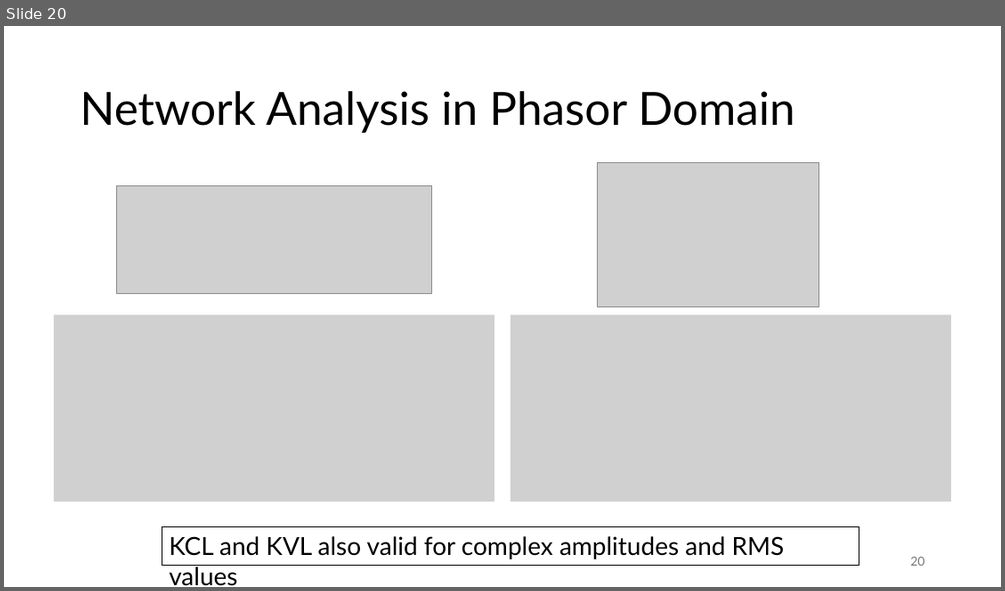
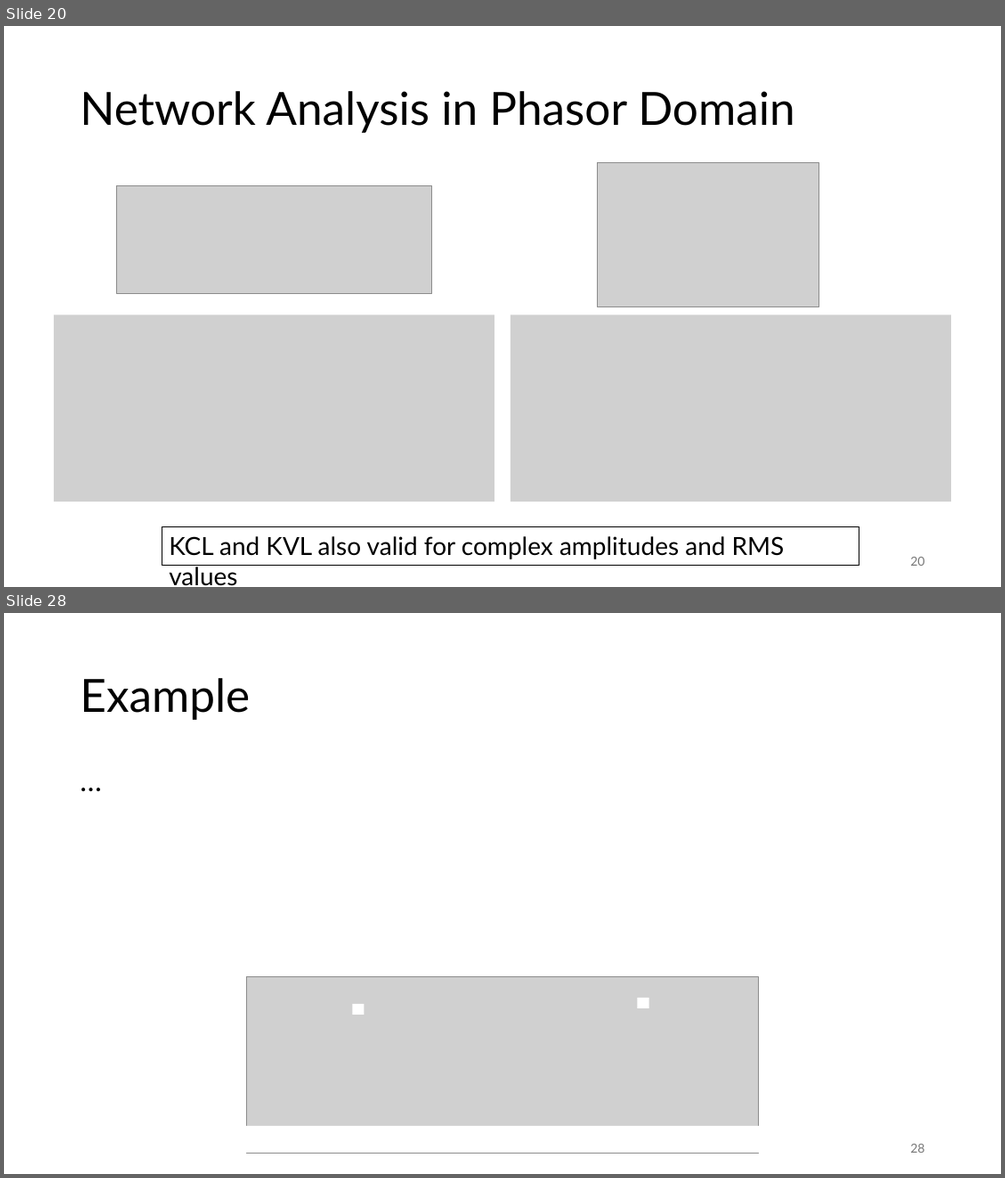
Before and after one commit to FelixWick/intro_electrical_eng, a slide deck: 4_ACtech.pptx. Shown one above the other, each under a label of ours: slide 20 before the commit, slides 20 and 28 after it; the slides between them are not shown. The pictures are 1005x591 and 1005x1178 pixels, drawn with LibreOffice and Linux fonts; fonts in the diff are those of the drawing; grey boxes stand for pictures. Boxes give left, top, right and bottom in pixels: in the first picture for what was removed or moved away, otherwise in the second. Text is boxed around its words. In the diff, an @@ line names an element or a change of style, - is before the commit and + after.

```diff
--- a/4_ACtech.pptx
+++ b/4_ACtech.pptx
@@ slide 28 added at [4, 613, 1001, 1174], background #FFFFFF @@
@@ title added at [80, 678, 250, 720], 44 pt, text #000000 @@
+Example
@@ text added at [73, 763, 933, 1119], 28 pt, text #000000 @@
+…
@@ group added at [238, 977, 765, 1153]: 3 rectangles, 1 picture @@
@@ page number added at [910, 1143, 924, 1152], 12 pt, text #797979 @@
+28
```
Also in this commit, not shown: 3 slides changed, 5 other slides added.
